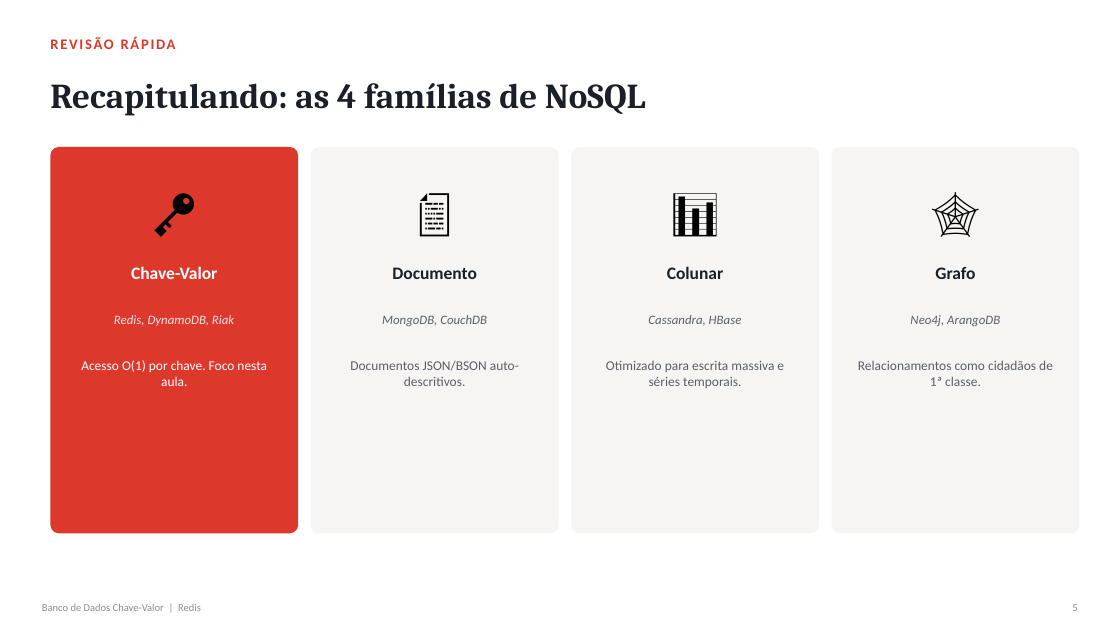
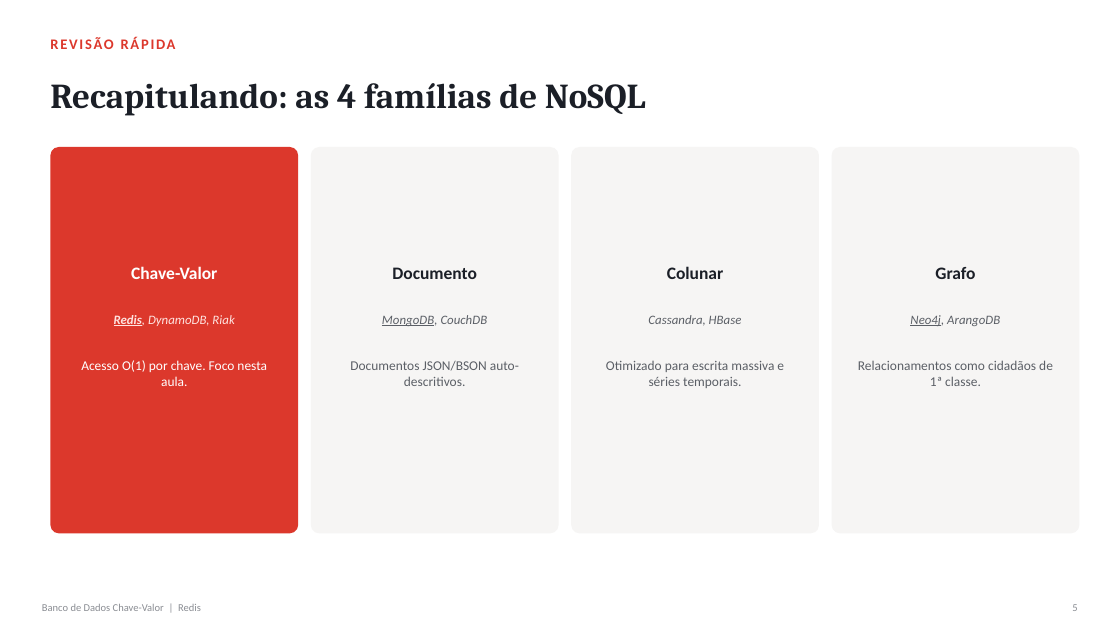
Before and after one commit to professordezani/nosql-chave-valor, a slide deck: slide 4 of aula_redis_chave_valor.pptx (slide 5 before the commit). Drawn at 1120x630 pixels with LibreOffice and Linux fonts; fonts in the diff are those of the drawing. Boxes give left, top, right and bottom in pixels: in the first picture for what was removed or moved away, otherwise in the second. Text is boxed around its words. In the diff, an @@ line names an element or a change of style, - is before the commit and + after.

```diff
--- a/aula_redis_chave_valor.pptx
+++ b/aula_redis_chave_valor.pptx
@@ text removed at box(50, 172, 298, 248) @@
-🔑
@@ text removed at box(311, 172, 559, 248) @@
-📄
@@ text removed at box(571, 172, 819, 248) @@
-📊
@@ text removed at box(832, 172, 1080, 248) @@
-🕸
@@ text "Redis, DynamoDB, Riak" at box(114, 315, 234, 326): bold on, underline on in "Redis," @@
@@ text "MongoDB, CouchDB" at box(382, 315, 488, 326): underline on in "MongoDB," @@
@@ text "Neo4j, ArangoDB" at box(910, 315, 1000, 326): underline on in "Neo4j," @@
```
Also in this commit, not shown: 6 other slides changed, 3 slides added, 1 slide removed, 1 other file.
